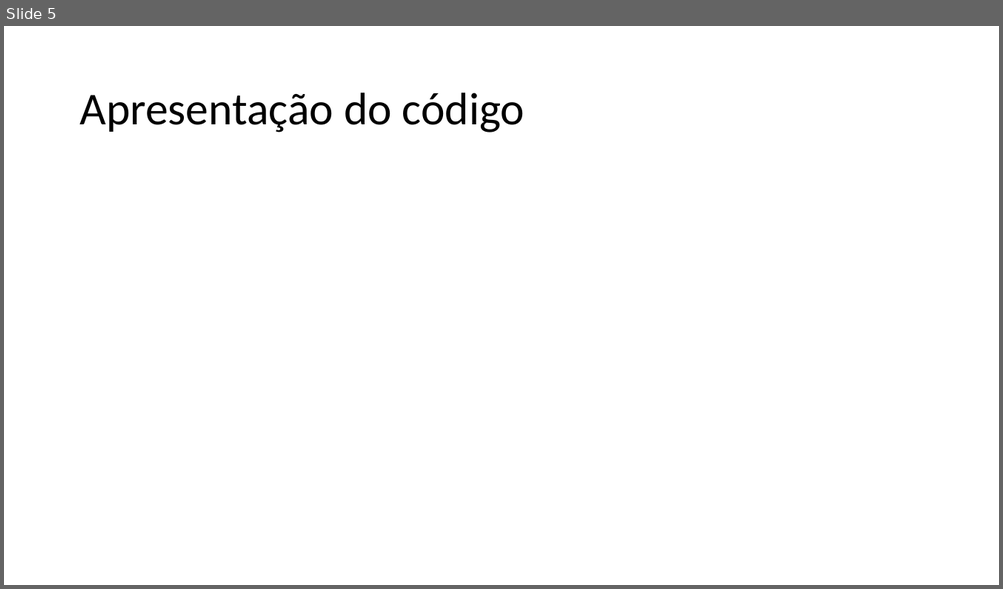
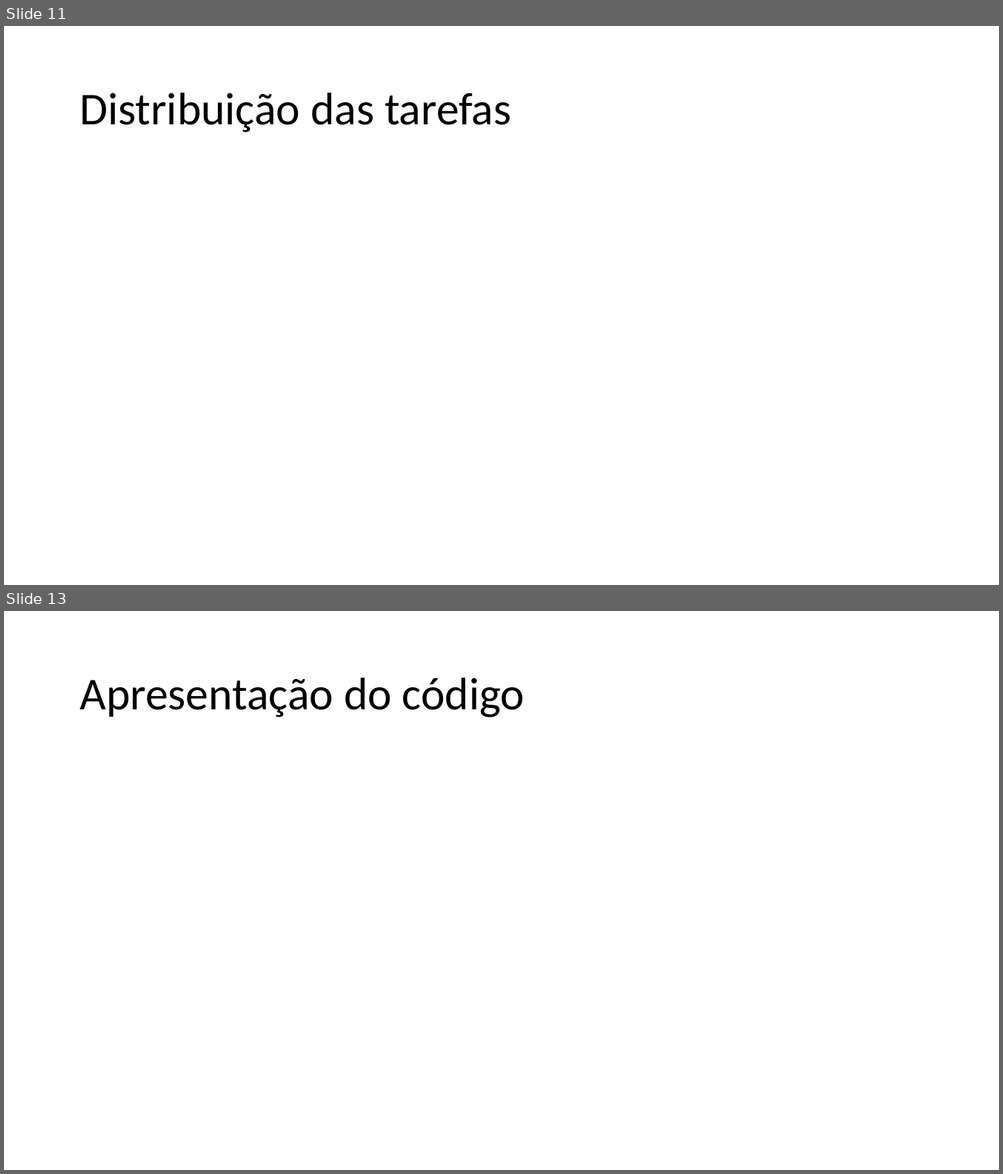
Before and after one commit to JorgeFilipePinto/orcamentacao_auto, a slide deck: Apresentação.pptx. Shown one above the other, each under a label of ours: slide 5 before the commit, slides 11 and 13 after it; the slides between them are not shown. The pictures are 1003x589 and 1003x1174 pixels, drawn with LibreOffice and Linux fonts; fonts in the diff are those of the drawing. Boxes give left, top, right and bottom in pixels: in the first picture for what was removed or moved away, otherwise in the second. Text is boxed around its words. In the diff, an @@ line names an element or a change of style, - is before the commit and + after.

```diff
--- a/Apresentação.pptx
+++ b/Apresentação.pptx
@@ slide 11 added at (x1=4, y1=26, x2=999, y2=585), background #FFFFFF @@
@@ title added at (x1=79, y1=93, x2=511, y2=133), 44 pt, text #000000 @@
+Distribuição das tarefas
@@ what was slide 5 is now slide 13 @@
```
Also in this commit, not shown: 2 slides changed, 7 other slides added, 2 other files.
